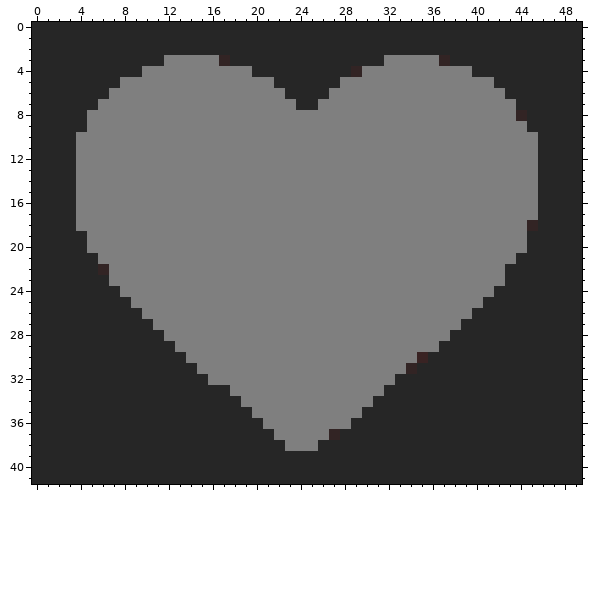
Edited in one commit: pixel-art sprite (client/images/favoritos_false.png). Above, as it was before the edit.
The file is 50x42 pixels. Colours within 5 levels of each other are drawn and written as one.
The result:
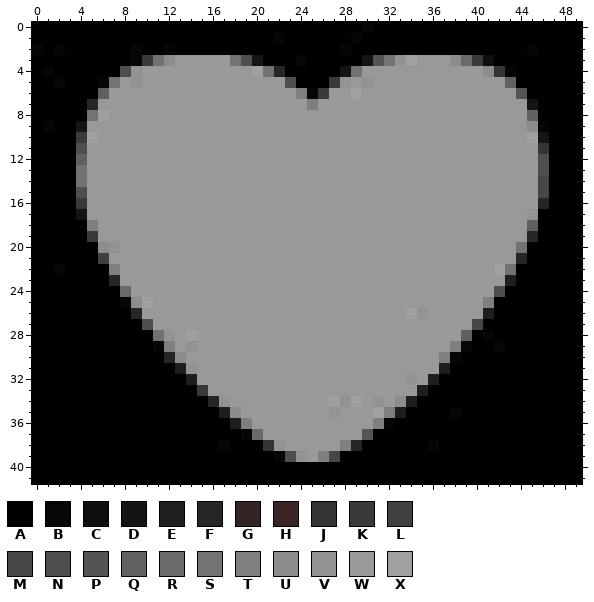
Palette (. is transparent): A #000000  B #060606  C #0e0e0e  D #141414  E #1e1e1e  F #262626  G #322424  H #392323  J #343434  K #3a3a3a  L #404040  M #464646  N #4e4e4e  P #545454  Q #606060  R #696969  S #727272  T #7f7f7f  U #8c8c8c  V #939393  W #999999  X #a0a0a0
Edits made:
Changed rows in their new state; - is an unchanged pixel.
first column x 0:
 0 AAAAAAAAAAAAAAAAAAAAAAAAAAAAAABAAAAAAAAAAAAAAAAAAA
 1 AAAAAAAAAAAAAAAAAAAAAABAAAAAABAAAAAAAAAAAAAAAAAAAA
 2 BABAAAAAABAABAAAAAAAAAAAAAAABAAAAAAAAAAAAAAAABAAAA
 3 AAAAAAAAABKSUWWWWWSNDAAABAAAAADPSVXWWWURKCAAAAAAAA
 4 ABAAAAAANVWWWWWWWWWWXS-AAAAADSWWWWWWWWWWWUJBAAAAAA
 5 AABAAABSWVWWWWWWWWWWWWWNAAAKVWVWWWWWWWWWWWWQAAAAAA
 6 AAAAAAQWWWWWWWWWWWWWWWWWTBKWWXWWWWWWWWWWWWWWPAAAAA
 7 AAAAA-WWWWWWWWWWWWWWWWWWWTWWWWWWWWWWWWWWWWWWWDAAAA
 8 AAAAASXWWWWWWWWWWWWWWWWWWWWWWWWWWWWWWWWWWWWWWQAAAA
 9 ABAADWWWWWWWWWWWWWWWWWWWWWWWWWWWWWWWWWWWWWWWWUBAAA
10 AAAAKXWWWWWWWWWWWWWWWWWWWWWWWWWWWWWWWWWWWWWWWXDAAA
11 AAAANWWWWWWWWWWWWWWWWWWWWWWWWWWWWWWWWWWWWWWWWWJAAA
12 AAAAQWWWWWWWWWWWWWWWWWWWWWWWWWWWWWWWWWWWWWWWWWNAAA
13 AAAASWWWWWWWWWWWWWWWWWWWWWWWWWWWWWWWWWWWWWWWWWNAAA
14 AAAASWWWWWWWWWWWWWWWWWWWWWWWWWWWWWWWWWWWWWWWWWMAAA
15 AAAANWWWWWWWWWWWWWWWWWWWWWWWWWWWWWWWWWWWWWWWWWMAAA
16 AAAAKWWWWWWWWWWWWWWWWWWWWWWWWWWWWWWWWWWWWWWWWW-AAA
17 AAAADWWWWWWWWWWWWWWWWWWWWWWWWWWWWWWWWWWWWWWWWVAAAA
18 AAAAA-WWWWWWWWWWWWWWWWWWWWWWWWWWWWWWWWWWWWWWWQAAAA
19 AAAAAKWWWWWWWWWWWWWWWWWWWWWWWWWWWWWWWWWWWWWWW-AAAA
20 AAAAAAUVWWWWWWWWWWWWWWWWWWWWWWWWWWWWWWWWWWWWSAAAAA
21 AAAAAALWWWWWWWWWWWWWWWWWWWWWWWWWWWWWWWWWWWWW-AAAAA
22 AABAAAA-WWWWWWWWWWWWWWWWWWWWWWWWWWWWWWWWWWXSAAAAAA
23 AAAAAAAFWWWWWWWWWWWWWWWWWWWWWWWWWWWWWWWWWWWEAAAAAA
24 AAAAAAAARWWWWWWWWWWWWWWWWWWWWWWWWWWWWWWWWWNAAAAAAA
25 AAAAAAAABUXWWWWWWWWWWWWWWWWWWWWWWWWWWWWWWTAAAAAAAA
26 AAAAAAAAA-WWWWWWWWWWWWWWWWWWWWWWWWXVWWWWWEAAAAAAAA
27 AAAAAAAAAANWWWWWWWWWWWWWWWWWWWWWWWWWWWWWMAAAAAAAAA
28 AAAAAAAAAAASVWXWWWWWWWWWWWWWWWWWWWWWWWWQABAAAAAAAA
29 AAAAAAAAAAABTWVWWWWWWWWWWWWWWWWWWWWWWWTBAABAAAAAAA
30 AAAAAAAAAAAA-UWWWWWWWWWWWWWWWWWWWWWWWTBAAAAAAAAAAA
31 AAAAAAAAAAAAAEVWWWWWWWWWWWWWWWWWWWWWWEAAAAAAAAAAAA
32 AAAAAAAAAAAAAAEWWWWWWWWWWWWWWWWWWWVWEAAAAAAAAAAAAA
33 AAAAAAAAAAAAAAAKWWWWWWWWWWWWWWWWWWWEAAAAAAAAAAAAAA
34 AAAAAAAAAAAAAAAA-VWWWWWWWWWXVXWVWUEAAAAAAAAAAAAAAA
35 AAAAAAAAAAAAAAAAAEUWWWWWWWWVWWWXTEAAAABAAAAAAAAAAA
36 AAAAAAAAAAAAAAAAAAETWWWWWWWWWWWTBAAAAAAAAAAAAAAAAA
37 AAAAAAAAAAAAAAAAAAABRWWWWWWWWWPAAAAAAAAAAAAAAAAAAA
38 AAAAAAAAAAAAAAAAABAAAJVWWWWWT-AAAAAABAAAAAAAAAAAAA
39 AAAAAAAAAAAAAAAAAAAAAABNVWTMAAAAAAAAAAAAAAAAAAAAAA
40 AAAAAAAAAAAAAAAAAAAAAAAAAAAAAAAAAAAAAAAAAAAAAAAAAA
41 AAAAAAAAAAAAAAAAAAAAAAAAAAAAAAAAAAAAAAAAAAAAAAAAAA
Pixel boxes of the changes (left, top, right, bottom) in both pictures:
changed: (32, 22, 582, 484)
